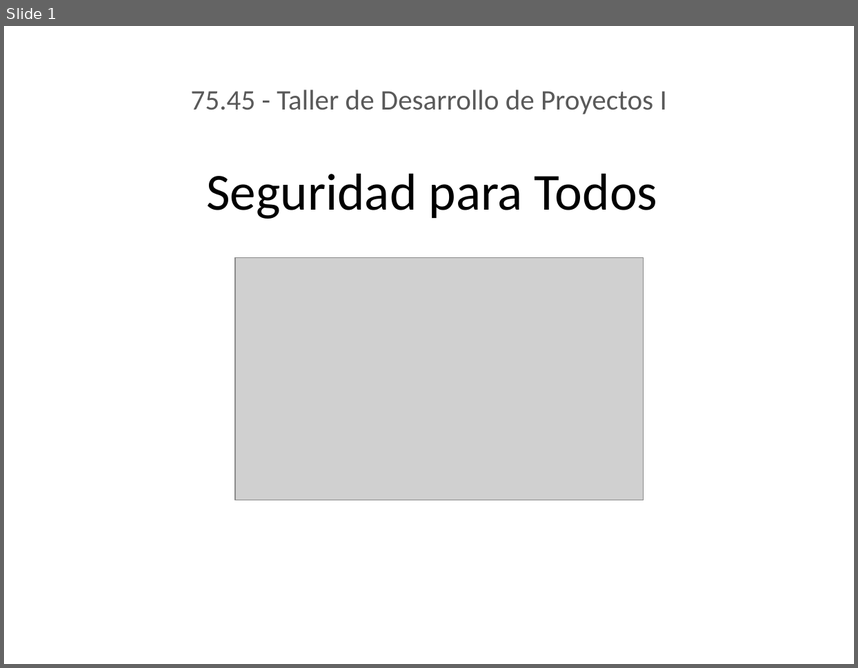
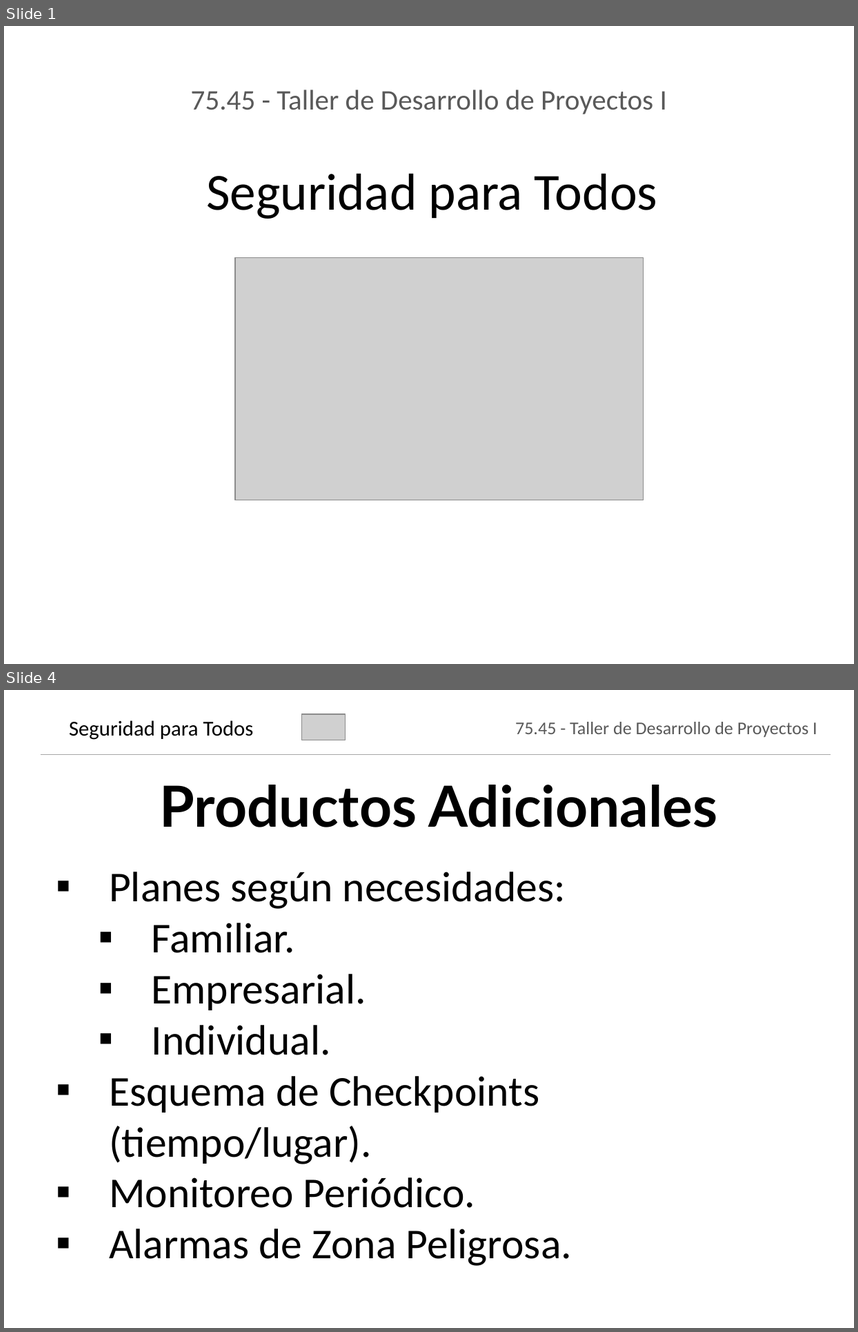
Before and after one commit to jmonetti/2012-1er-taller-de-desarrollo-de-proyectos-i, a slide deck: docs/Presentacion.pptx. Shown one above the other, each under a label of ours: slide 1 before the commit, slides 1 and 4 after it; the slides between them are not shown. The pictures are 858x668 and 858x1332 pixels, drawn with LibreOffice and Linux fonts; fonts in the diff are those of the drawing; grey boxes stand for pictures; background and template pictures are left out. Boxes give left, top, right and bottom in pixels: in the first picture for what was removed or moved away, otherwise in the second. Text is boxed around its words. In the diff, an @@ line names an element or a change of style, - is before the commit and + after.

Commit message:
Agregado de slides con información del producto.

```diff
--- a/docs/Presentacion.pptx
+++ b/docs/Presentacion.pptx
@@ slide 4 added at <box>4,690,854,1328</box>, background picture (left out) @@
@@ title added at <box>69,720,254,740</box>, 18 pt, text #000000 @@
+Seguridad para Todos
@@ picture added at <box>301,715,345,740</box> @@
@@ subtitle added at <box>515,722,818,737</box>, 15.2 pt, text #595959 @@
+75.45 - Taller de Desarrollo de Proyectos I
@@ line added from (41, 755) to (831, 755), #A6A6A6 0.75 pt @@
@@ text added at <box>160,785,717,827</box>, 48 pt, text #000000, bold @@
+Productos Adicionales
@@ text added at <box>109,871,572,1265</box>, 36 pt, text #000000 @@
+▪ Planes según necesidades:
+  ▪ Familiar.
+  ▪ Empresarial.
+  ▪ Individual.
+▪ Esquema de Checkpoints (tiempo/lugar).
+▪ Monitoreo Periódico.
+▪ Alarmas de Zona Peligrosa.
```
Also in this commit, not shown: 1 slide changed, 3 other slides added, 1 other file.
